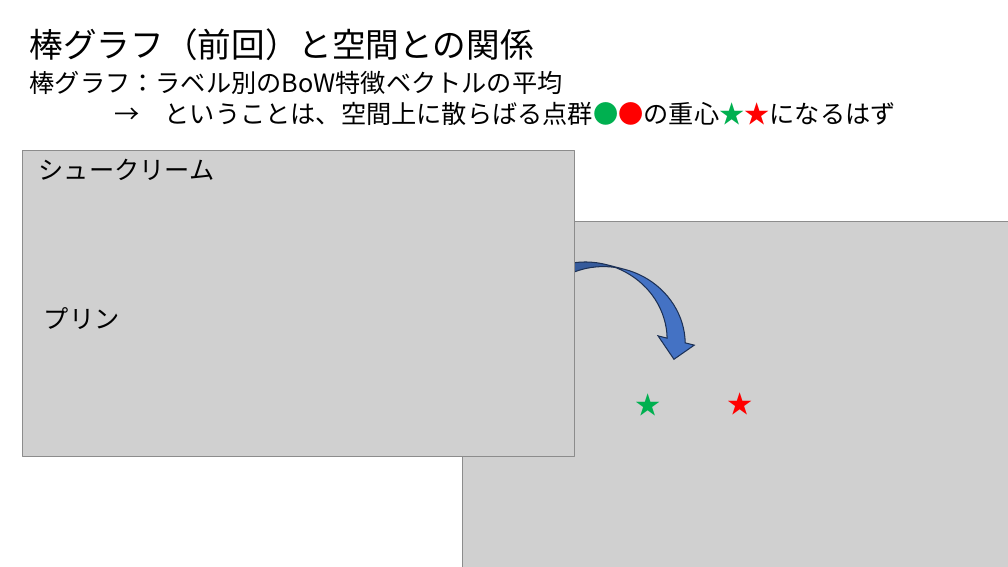
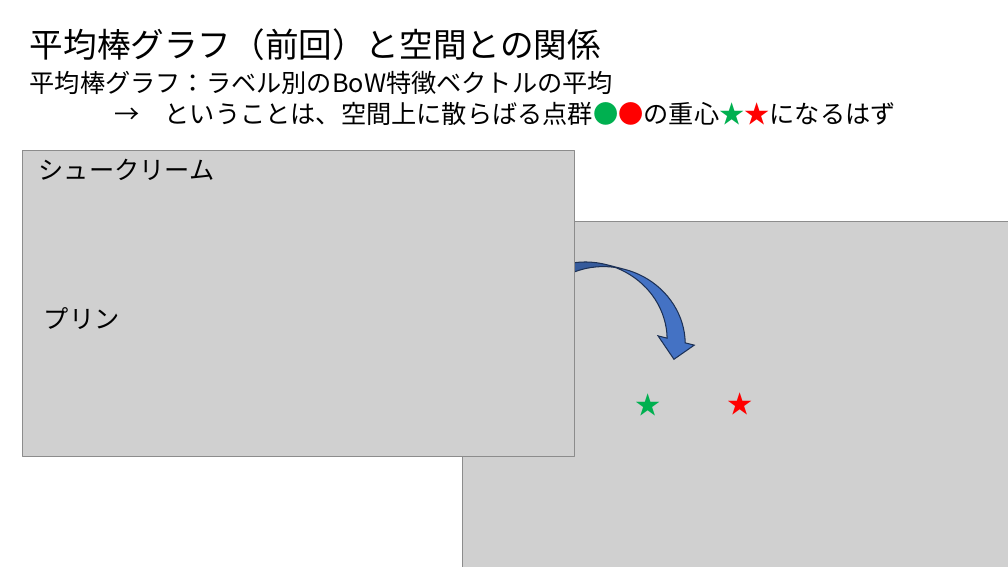
Before and after one commit to ueharaLab/NLP_4-Classifier, a slide deck: slide 4 of NLP_4 Classifier.pptx. Drawn at 1008x567 pixels with LibreOffice and Linux fonts; fonts in the diff are those of the drawing; grey boxes stand for pictures. Boxes give left, top, right and bottom in pixels: in the first picture for what was removed or moved away, otherwise in the second. Text is boxed around its words. In the diff, an @@ line names an element or a change of style, - is before the commit and + after.

```diff
--- a/NLP_4 Classifier.pptx
+++ b/NLP_4 Classifier.pptx
@@ text at [30,28,601,60]: text changed @@
-棒グラフ（前回）と空間との関係
+平均棒グラフ（前回）と空間との関係
@@ text at [30,70,613,94]: text changed @@
-棒グラフ：ラベル別のBoW特徴ベクトルの平均
+平均棒グラフ：ラベル別のBoW特徴ベクトルの平均
```
Also in this commit, not shown: 3 other slides changed, 2 other files.
